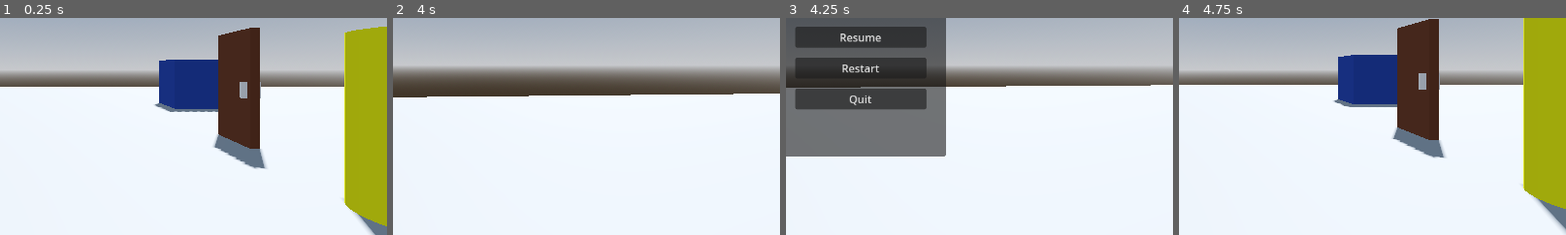
Above: before the commit, frames 1-4 (left to right).
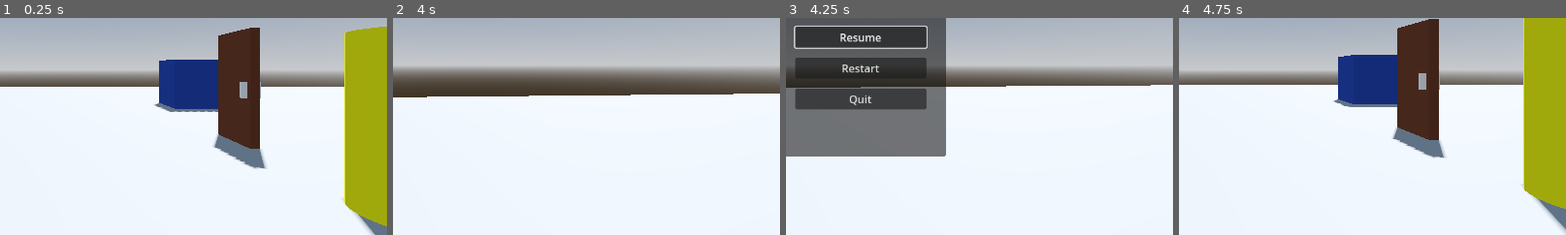
Above: after the commit, the same moments.

Repository: mellandm1350/Look-To-The-Sky
Game: Godot game, scene res://Scenes/main.tscn
Two runs of this game, one before a commit and one after it. Both use one fixed random seed, a clock stepped at 60 frames per second and the inputs below.
Inputs (mouse positions are % of the whole screen's width and height, from its top left):
- Up to frame 1 (0.25 s): no input
- Up to frame 2 (4 s): move the mouse to (55, 50) at 0.52 s; hold W (move_forward) from 0.53 s (still down); tap E (interact) at 0.6, 1.55, 2.1, 2.85, 3.8 s; tap Space (jump) at 0.77, 1.52, 3.02, 3.77 s; move the mouse to (45, 50) at 1.27 s; tap Ctrl (crouch) at 1.35 s; move the mouse to (52, 48) at 2.02 s; move the mouse to (49, 52) at 2.77 s; move the mouse to (57, 51) at 3.52 s; hold Ctrl (crouch) from 3.53 s (still down)
- Up to frame 3 (4.25 s): keep holding W (move_forward); keep holding Ctrl (crouch); tap Escape (pause) at 4.15 s
- Up to frame 4 (4.75 s): release W (move_forward) at 4.25 s; release Ctrl (crouch) at 4.25 s; click "Restart" at 4.25 s
The pictures show only the part of the screen within x 40-90%, y 38-88%; the shares and areas given below are measured in that part.

Frames 1-2 are identical in both runs. In frame 3, 0.5% of the frame differs, in the area x 2-37%, y 3-15%; in frame 4, nothing differs.

Commit message:
Added controller support
Started implementing controller support

Diff:
--- a/Scripts/PauseMenu.gd
+++ b/Scripts/PauseMenu.gd
@@ -18,6 +18,7 @@
 	if Input.is_action_just_pressed("pause") and !get_tree().paused:
 		_paused()
 		Input.set_mouse_mode(Input.MOUSE_MODE_VISIBLE)
+		$PanelContainer/VBoxContainer/Resume.grab_focus()
 
 	elif Input.is_action_just_pressed("pause") and get_tree().paused:
 		_resume()
--- a/Scripts/Player.gd
+++ b/Scripts/Player.gd
@@ -49,8 +49,8 @@
 			velocity.z = direction.z * speed
 		else:
 			#slows player instead of instantly stopping
-			velocity.x = lerp(velocity.x, direction.x * speed, delta * 6.0)
-			velocity.z = lerp(velocity.z, direction.z * speed, delta * 6.0)
+			velocity.x = lerp(velocity.x, direction.x * speed, delta * 6.5)
+			velocity.z = lerp(velocity.z, direction.z * speed, delta * 6.5)
 	else:
 		#Allow player to still move in air when movement is no longer pressed
 		velocity.x = lerp(velocity.x, direction.x * speed, delta * 2.0)
--- a/Scripts/Raycast.gd
+++ b/Scripts/Raycast.gd
@@ -4,6 +4,6 @@
 func _process(delta):
 	if is_colliding():
 		var hit_object = get_collider()
-		if hit_object.has_method("_interact") && Input.is_action_just_pressed("interact"):
-			print("opn")
+		if hit_object.has_method("_interact") and Input.is_action_just_pressed("interact"):
+			#print("opn")
 			hit_object._interact()
--- a/project.godot
+++ b/project.godot
@@ -20,31 +20,37 @@
 move_forward={
 "deadzone": 0.5,
 "events": [Object(InputEventKey,"resource_local_to_scene":false,"resource_name":"","device":0,"window_id":0,"alt_pressed":false,"shift_pressed":false,"ctrl_pressed":false,"meta_pressed":false,"pressed":false,"keycode":0,"physical_keycode":87,"key_label":0,"unicode":0,"echo":false,"script":null)
+, Object(InputEventJoypadMotion,"resource_local_to_scene":false,"resource_name":"","device":-1,"axis":1,"axis_value":-1.0,"script":null)
 ]
 }
 move_left={
 "deadzone": 0.5,
 "events": [Object(InputEventKey,"resource_local_to_scene":false,"resource_name":"","device":0,"window_id":0,"alt_pressed":false,"shift_pressed":false,"ctrl_pressed":false,"meta_pressed":false,"pressed":false,"keycode":0,"physical_keycode":65,"key_label":0,"unicode":0,"echo":false,"script":null)
+, Object(InputEventJoypadMotion,"resource_local_to_scene":false,"resource_name":"","device":-1,"axis":0,"axis_value":-1.0,"script":null)
 ]
 }
 move_right={
 "deadzone": 0.5,
 "events": [Object(InputEventKey,"resource_local_to_scene":false,"resource_name":"","device":0,"window_id":0,"alt_pressed":false,"shift_pressed":false,"ctrl_pressed":false,"meta_pressed":false,"pressed":false,"keycode":0,"physical_keycode":68,"key_label":0,"unicode":0,"echo":false,"script":null)
+, Object(InputEventJoypadMotion,"resource_local_to_scene":false,"resource_name":"","device":-1,"axis":0,"axis_value":1.0,"script":null)
 ]
 }
 move_backward={
 "deadzone": 0.5,
 "events": [Object(InputEventKey,"resource_local_to_scene":false,"resource_name":"","device":0,"window_id":0,"alt_pressed":false,"shift_pressed":false,"ctrl_pressed":false,"meta_pressed":false,"pressed":false,"keycode":0,"physical_keycode":83,"key_label":0,"unicode":0,"echo":false,"script":null)
+, Object(InputEventJoypadMotion,"resource_local_to_scene":false,"resource_name":"","device":-1,"axis":1,"axis_value":1.0,"script":null)
 ]
 }
 jump={
 "deadzone": 0.5,
 "events": [Object(InputEventKey,"resource_local_to_scene":false,"resource_name":"","device":0,"window_id":0,"alt_pressed":false,"shift_pressed":false,"ctrl_pressed":false,"meta_pressed":false,"pressed":false,"keycode":0,"physical_keycode":32,"key_label":0,"unicode":0,"echo":false,"script":null)
+, Object(InputEventJoypadButton,"resource_local_to_scene":false,"resource_name":"","device":-1,"button_index":0,"pressure":0.0,"pressed":false,"script":null)
 ]
 }
 crouch={
 "deadzone": 0.5,
 "events": [Object(InputEventKey,"resource_local_to_scene":false,"resource_name":"","device":0,"window_id":0,"alt_presse …(181 unchanged characters)…
+, Object(InputEventJoypadButton,"resource_local_to_scene":false,"resource_name":"","device":-1,"button_index":1,"pressure":0.0,"pressed":false,"script":null)
 ]
 }
 back={
@@ -55,11 +61,13 @@
 pause={
 "deadzone": 0.5,
 "events": [Object(InputEventKey,"resource_local_to_scene":false,"resource_name":"","device":0,"window_id":0,"alt_presse …(181 unchanged characters)…
+, Object(InputEventJoypadButton,"resource_local_to_scene":false,"resource_name":"","device":-1,"button_index":6,"pressure":0.0,"pressed":false,"script":null)
 ]
 }
 interact={
 "deadzone": 0.5,
 "events": [Object(InputEventKey,"resource_local_to_scene":false,"resource_name":"","device":0,"window_id":0,"alt_pressed":false,"shift_pressed":false,"ctrl_pressed":false,"meta_pressed":false,"pressed":false,"keycode":0,"physical_keycode":69,"key_label":0,"unicode":0,"echo":false,"script":null)
+, Object(InputEventJoypadButton,"resource_local_to_scene":false,"resource_name":"","device":-1,"button_index":2,"pressure":0.0,"pressed":false,"script":null)
 ]
 }
 fast_interact={
@@ -67,6 +75,11 @@
 "events": [Object(InputEventMouseButton,"resource_local_to_scene":false,"resource_name":"","device":-1,"window_id":0,"a …(253 unchanged characters)…
 ]
 }
+accept={
+"deadzone": 0.5,
+"events": [Object(InputEventJoypadButton,"resource_local_to_scene":false,"resource_name":"","device":-1,"button_index":0,"pressure":0.0,"pressed":false,"script":null)
+]
+}
 
 [physics]
 
